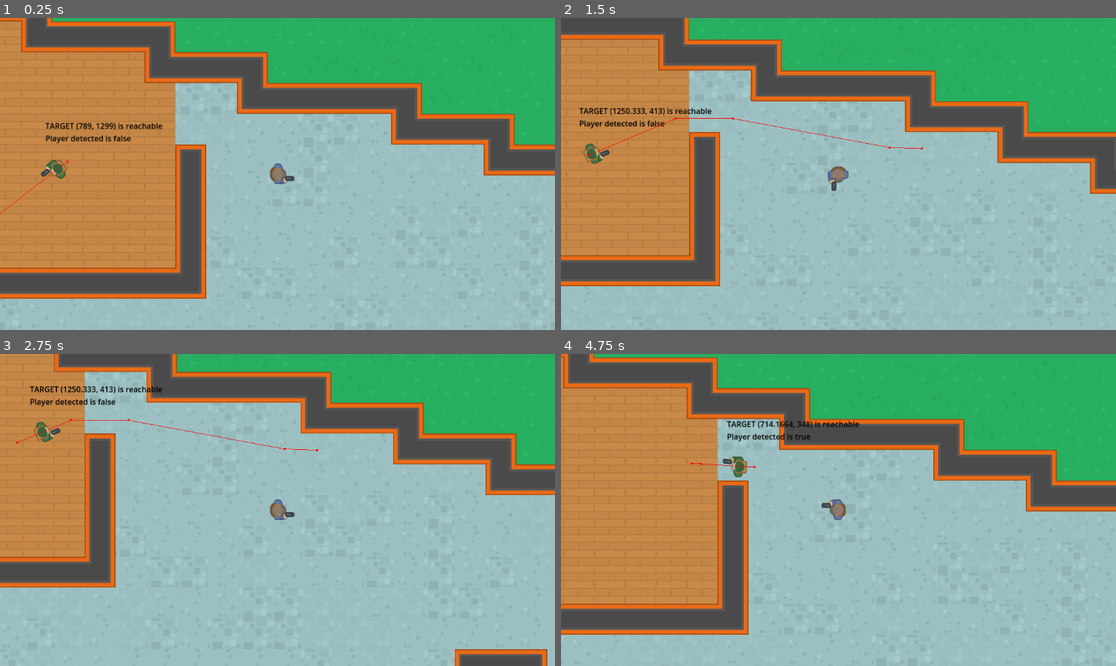
Above: before the commit, frames 1-4 (two rows, left to right).
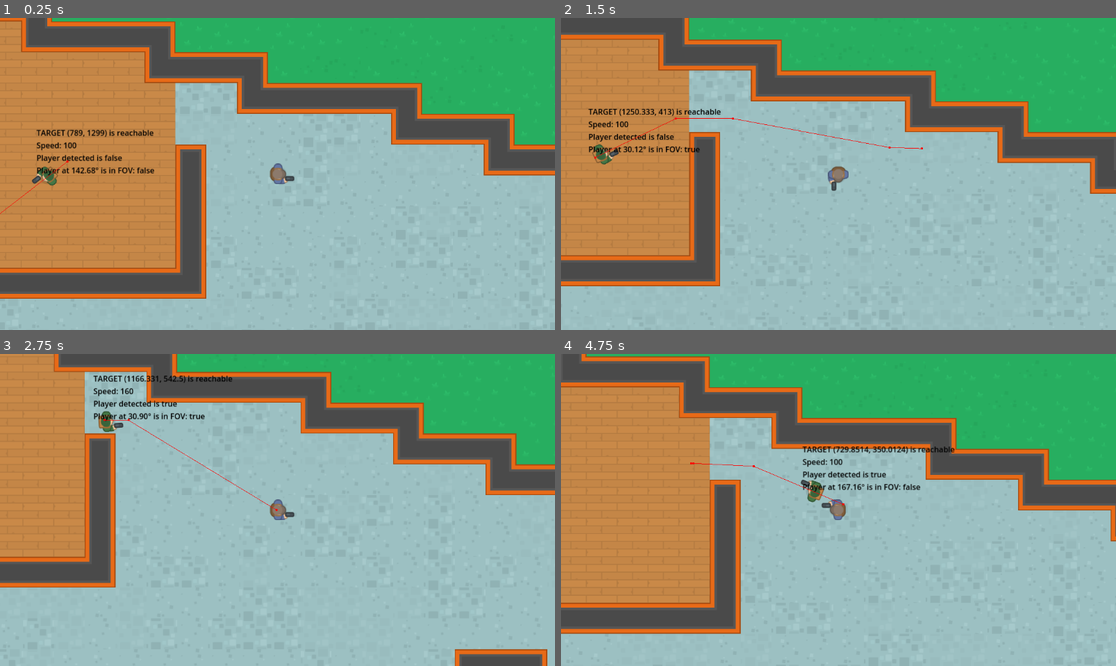
Above: after the commit, the same moments.

Repository: fj0lverkr/do-not-mind-me
Game: Godot game, scene res://scenes/level_map/level_map.tscn
Two runs of this game, one before a commit and one after it. Both use one fixed random seed, a clock stepped at 60 frames per second and the inputs below.
Inputs (mouse positions are in pixels of both pictures, inside the frame that each line leads up to):
- Up to frame 1 (0.25 s): no input
- Up to frame 2 (1.5 s): move the mouse to (960, 158) at 0.52 s; hold D (right) 0.53-1.28 s; click (960, 158) at 0.6 s; move the mouse to (727, 189) at 1.27 s; hold S (down) from 1.28 s (still down); click (727, 189) at 1.35 s
- Up to frame 3 (2.75 s): move the mouse to (333, 441) at 2.02 s; release S (down) at 2.03 s; hold D (right) from 2.03 s (still down); click (333, 441) at 2.1 s
- Up to frame 4 (4.75 s): move the mouse to (810, 572) at 2.77 s; release D (right) at 2.78 s; hold W (up) 2.78-3.53 s; click (810, 572) at 2.85 s; move the mouse to (1005, 556) at 3.52 s; hold A (left) from 3.53 s (still down); click (1005, 556) at 3.6 s; move the mouse to (672, 463) at 4.27 s; click (672, 463) at 4.35 s

The runs differ from the first frame. In frame 1, 1.4% of the frame differs, in the area x 5-30%, y 33-54%; in frame 2, 1.2%; in frame 3, 1.6%; in frame 4, 8.7%, in the area x 0-100%, y 0-90%.

Commit message:
basic chasing behavior

Diff:
--- a/scenes/npc/npc.gd
+++ b/scenes/npc/npc.gd
@@ -1,5 +1,7 @@
 class_name NPC
 extends CharacterBody2D
+
+enum NPC_STATE {PATROLLING, CHASING, SEARCHING}
 
 @onready
 var _sprite: Sprite2D = $Sprite2D
@@ -23,21 +25,47 @@
 var _current_point: int = 0
 var _is_off_patrol: bool = false
 var _player_ref: Player
+var _fov: float = 60.0
+var _current_state: NPC_STATE = NPC_STATE.PATROLLING
+var _current_speed: float
 
 
 func _ready() -> void:
 	set_physics_process(false)
 	NavigationServer2D.map_changed.connect(_on_nav_map_changed)
 	_player_ref = get_tree().get_first_node_in_group(Constants.GRP_PLAYER)
+	_current_speed = _patrol_speed
 
 
 func _physics_process(_delta: float) -> void:
 	if Input.is_action_just_released("set_target"):
 		_set_off_patrol_target(get_global_mouse_position())
 
+	_set_state()
 	_update_navigation()
 	_point_raycast_to_player()
 	_set_debug_label()
+
+
+func _set_state() -> void:
+	if _can_see_player():
+		_current_state = NPC_STATE.CHASING
+	else:
+		_current_state = NPC_STATE.PATROLLING
+
+	_process_movement()
+
+
+func _get_angle_to_player() -> float:
+	var direction: Vector2 = global_position.direction_to(_player_ref.global_position)
+	var dot_product: float = direction.dot(velocity.normalized())
+	if dot_product >= -1.0 and dot_product <= 1.0:
+		return rad_to_deg(acos(dot_product))
+	return 0.0
+
+
+func _player_in_fov() -> bool:
+	return _get_angle_to_player() <= _fov
 
 
 func _point_raycast_to_player() -> void:
@@ -51,12 +79,17 @@
 	else:
 		return false
 
+
+func _can_see_player() -> bool:
+	return _detect_player() and _player_in_fov()
+
+
 func _update_navigation() -> void:
 	if _nav_agent.is_target_reachable():
 		if not _nav_agent.is_navigation_finished():
 			var next_nav_point: Vector2 = _nav_agent.get_next_path_position()
 			_sprite.look_at(next_nav_point)
-			velocity = global_position.direction_to(next_nav_point) * _patrol_speed
+			velocity = global_position.direction_to(next_nav_point) * _current_speed
 			move_and_slide()
 		else:
 			_patrol_to(_get_next_patrol_point())
@@ -88,6 +121,16 @@
 	_set_debug_label()
 
 
+func _process_patrolling() -> void:
+	_current_speed = _patrol_speed
+	_update_navigation()
+
+
+func _navigate_to_player() -> void:
+	_current_speed = _chase_speed
+	_set_off_patrol_target(_player_ref.global_position)
+
+
 func _set_off_patrol_target(target: Vector2) -> void:
 	var prev_target: Vector2 = _nav_agent.target_position
 	_current_point = _get_previous_patrol_point()
@@ -96,9 +139,20 @@
 		_nav_agent.target_position = prev_target
 
 
+func _process_movement() -> void:
+	match _current_state:
+		NPC_STATE.PATROLLING:
+			_process_patrolling()
+		NPC_STATE.CHASING:
+			_navigate_to_player()
+
+
 func _set_debug_label() -> void:
 	var s: String = "TARGET %s is %s" % [_nav_agent.target_position, "reached" if _nav_agent.is_target_reached() else ("reachable" if _nav_agent.is_target_reachable() else "unreachable")]
+	s += "\nSpeed: %s" % _current_speed
 	s += "\nPlayer detected is %s" % _detect_player()
+	s += "\nPlayer at %.2f° is in FOV: %s" % [_get_angle_to_player(), _player_in_fov()]
+
 	_debug_label.text = s
 
 
